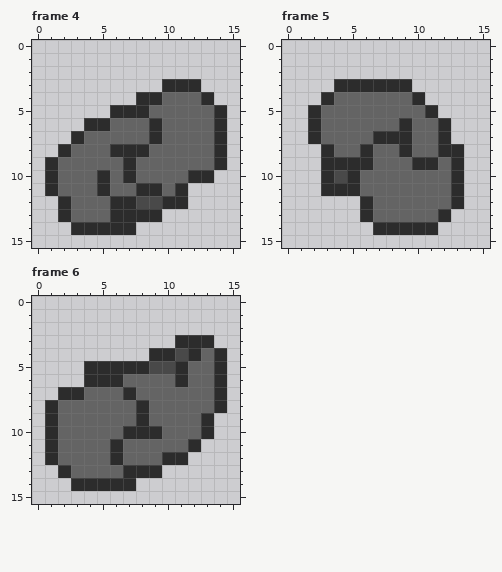
Two states of a pixel-art file, Isometric2D/assets/textures/roll.aseprite. Above, as it was before the edit.
16x16 pixels, 6 frames. Shown: frame 4, frame 5, frame 6.
And afterwards:
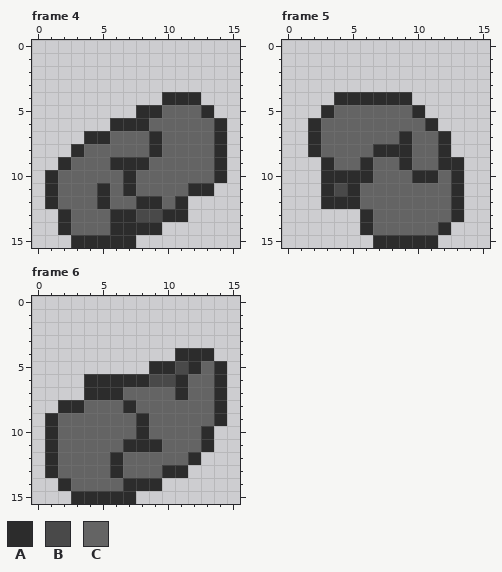
Palette (. is transparent): A #2c2c2c  B #494949  C #646464
Change:
Frame 4:
y 3: x 10..12 AAA -> ...
y 4: x 8..13 AACCCA -> ..AAA.
y 5: x 6..7 AA -> ..; x 9 C -> A; x 13..14 CA -> A.
y 6: x 4..9 AACCCA -> ..AAAC
y 7: x 3..5 ACC -> .AA
y 8: x 2..3 AC -> .A; x 6..9 AAAC -> CCCA
y 9: x 1..2 AC -> .A; x 6 C -> A; x 8 C -> A
y 10: x 5 A -> C; x 12..14 AA. -> CCA
y 11: x 7..9 CAA -> ACC; x 11..13 A.. -> CAA
y 12: x 1..2 .A -> AC; x 5..10 CAABBA -> ACCAAC
y 13: x 8..11 AA.. -> BBAA
y 14: x 2..5 .AAA -> ACCC; x 8..9 .. -> AA
y 15: x 3..7 ..... -> AAAAA
Frame 5:
y 3: x 4..9 AAAAAA -> ......
y 4: x 3..10 ACCCCCCA -> .AAAAAA.
y 5: x 2..3 AC -> .A; x 10..11 CA -> A.
y 6: x 9 A -> C; x 11..12 CA -> A.
y 7: x 7..8 AA -> CC
y 8: x 2..3 .A -> AC; x 6..8 ACC -> CAA; x 13 A -> .
y 9: x 4..5 AA -> CC; x 9..12 CAAC -> ACCA
y 10: x 4 B -> A; x 6 C -> A; x 10..11 CC -> AA
y 11: x 4 A -> B
y 12: x 3..6 ...A -> AAAC
y 13: x 12..13 A. -> CA
y 14: x 6..12 .AAAAA. -> ACCCCCA
y 15: x 7..11 ..... -> AAAAA
Frame 6:
y 3: x 11..13 AAA -> ...
y 4: x 9..11 AAB -> ..A; x 13..14 CA -> A.
y 5: x 4..12 AAAAABBAC -> .....AABA
y 6: x 7..10 CCCC -> AABB
y 7: x 2..7 AACCCA -> ..AAAC; x 11 C -> A
y 8: x 1..3 ACC -> .AA; x 7..8 CA -> AC
y 9: x 13..14 A. -> CA
y 10: x 7 A -> C; x 9 A -> C
y 11: x 6..9 ACCC -> CAAA; x 12..13 A. -> CA
y 12: x 10..12 AA. -> CCA
y 13: x 1..2 .A -> AC; x 6..11 CAAA.. -> ACCCAA
y 14: x 2..6 .AAAA -> ACCCC; x 8..9 .. -> AA
y 15: x 3..7 ..... -> AAAAA
Changed places in both pictures, as pixel boxes (x1, y1, x2, y2):
changed: (45, 79, 227, 248)
changed: (308, 79, 464, 248)
changed: (45, 335, 227, 504)
